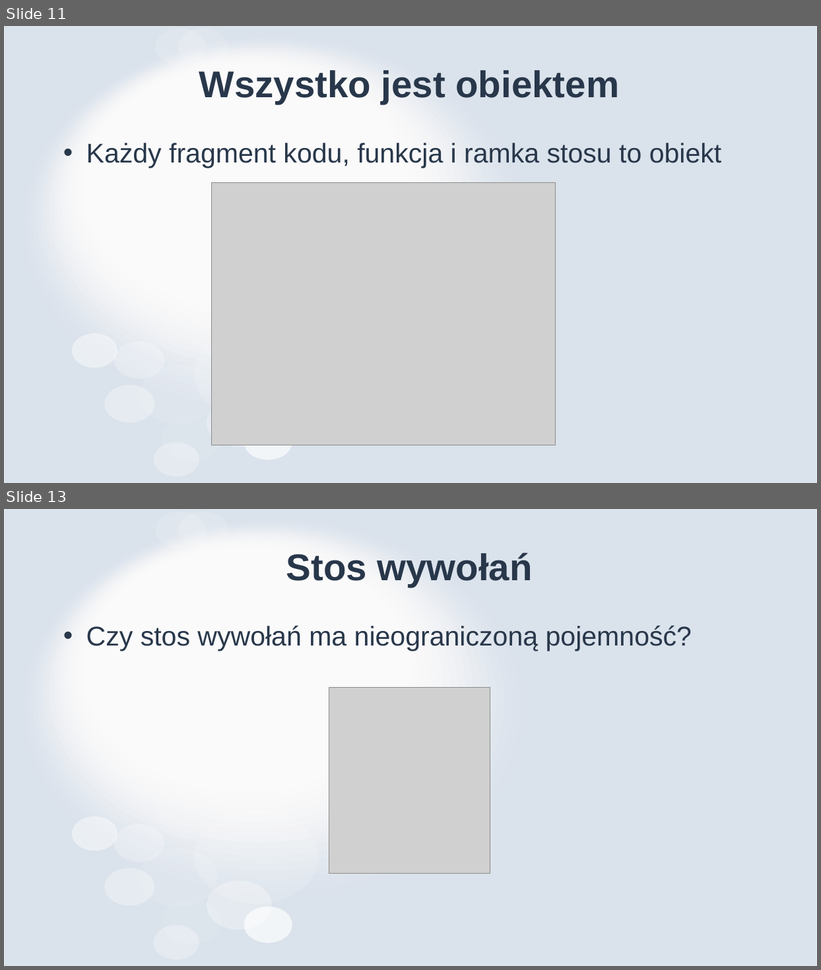
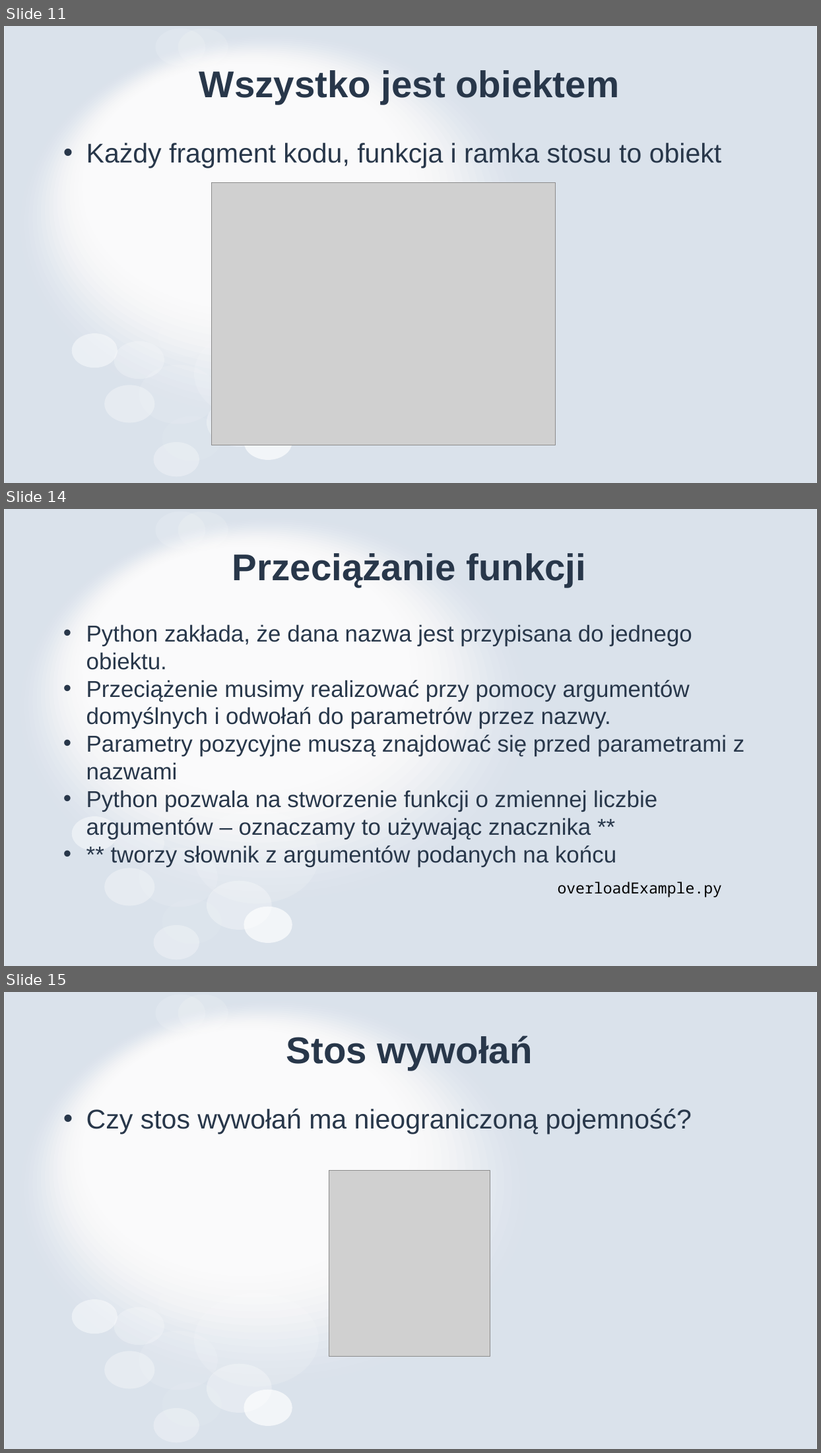
Before and after one commit to MikoStoro/ETI_Academy_python, a slide deck: Intro/Wprowadzenie.pptx. Shown one above the other, each under a label of ours: slides 11 and 13 before the commit, slides 11, 14 and 15 after it; the slides between them are not shown. The pictures are 821x970 and 821x1453 pixels, drawn with LibreOffice and Linux fonts; fonts in the diff are those of the drawing; grey boxes stand for pictures. Boxes give left, top, right and bottom in pixels: in the first picture for what was removed or moved away, otherwise in the second. Text is boxed around its words. In the diff, an @@ line names an element or a change of style, - is before the commit and + after.

```diff
--- a/Intro/Wprowadzenie.pptx
+++ b/Intro/Wprowadzenie.pptx
@@ slide 14 added at box(4, 509, 817, 966), background #FFFFFF; not listed: 31 template elements that a slide beside it also shows @@
@@ title added at box(232, 553, 586, 587), 44 pt, text #28374A, bold @@
+Przeciążanie funkcji
@@ text added at box(86, 625, 745, 867), 27.2 pt, text #28374A @@
+• Python zakłada, że dana nazwa jest przypisana do jednego obiektu.
+• Przeciążenie musimy realizować przy pomocy argumentów domyślnych i odwołań do parametrów przez nazwy.
+• Parametry pozycyjne muszą znajdować się przed parametrami z nazwami
+• Python pozwala na stworzenie funkcji o zmiennej liczbie argumentów – oznaczamy to używając znacznika **
+• ** tworzy słownik z argumentów podanych na końcu
@@ text added at box(558, 882, 722, 898), 18 pt, text #000000 @@
+overloadExample.py
@@ what was slide 13 is now slide 15 @@
```
Also in this commit, not shown: 1 slide changed, 1 other slide added, 3 other files.
